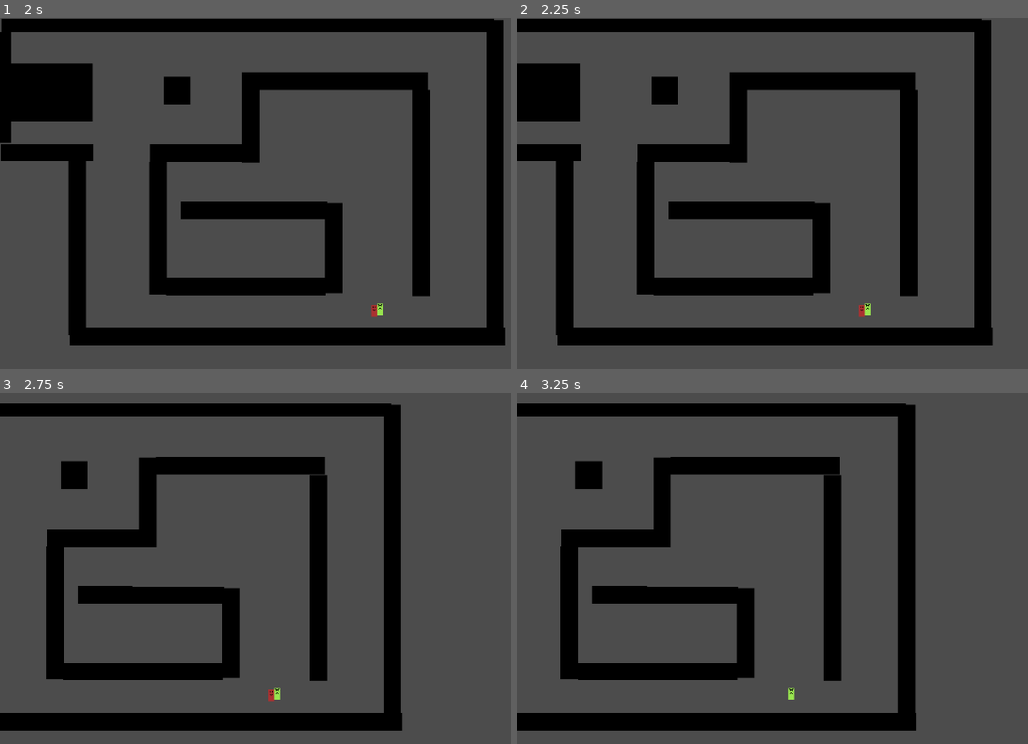
Above: before the commit, frames 1-4 (two rows, left to right).
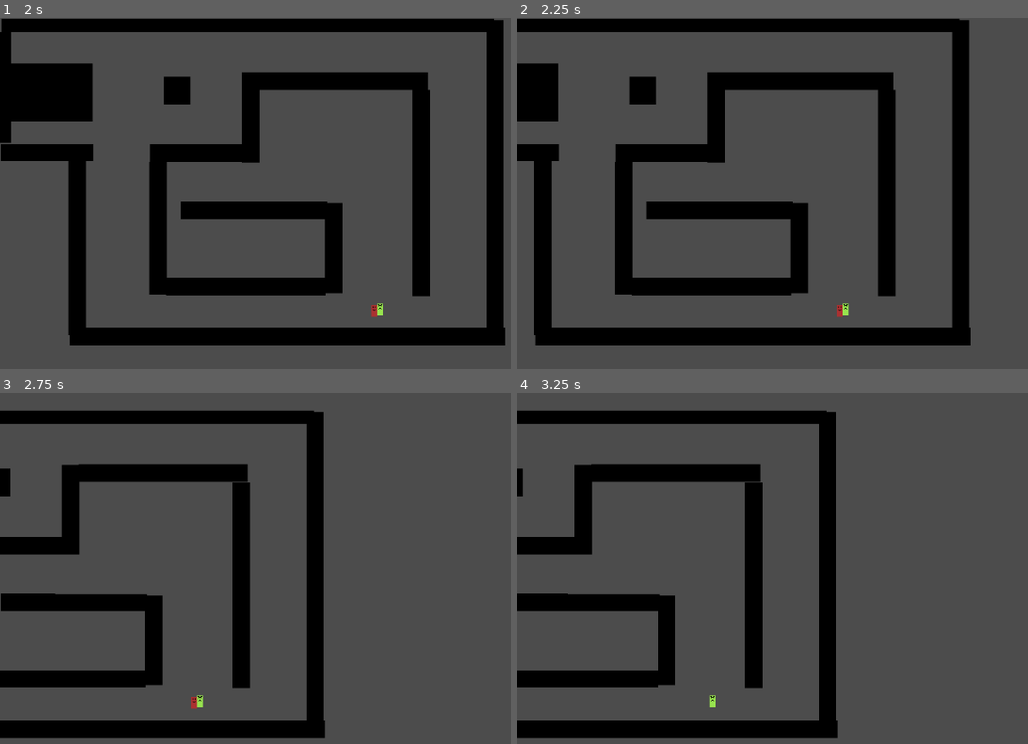
Above: after the commit, the same moments.

Repository: bbenefield89/Godot_cRPG
Game: Godot game, scene res://World.tscn
Two runs of this game, one before a commit and one after it. Both use one fixed random seed, a clock stepped at 60 frames per second and the inputs below.
Inputs (mouse positions are in pixels of both pictures, inside the frame that each line leads up to):
- Up to frame 1 (2 s): tap Enter at 0.5 s; drag from (373, 309) to (449, 140) at 0.52 s; tap Space at 1.25 s; drag from (373, 309) to (337, 326) at 1.27 s
- Up to frame 2 (2.25 s): tap Enter at 2 s; move the mouse to (895, 312) at 2.02 s; hold D (camera_right) from 2.03 s (still down); click (895, 312) at 2.17 s
- Up to frame 3 (2.75 s): keep holding D (camera_right); tap W (camera_up) at 2.3 s
- Up to frame 4 (3.25 s): release D (camera_right) at 2.75 s; drag from (854, 701) to (665, 547) at 2.77 s

Frame 1 is identical in both runs. In frame 2, 22% of the frame differs, in the area x 3-94%, y 0-94%; in frame 3, 23%; in frame 4, 23%, in the area x 0-79%, y 2-99%.

Commit message:
Change camera zoom speed - Rename variables

Diff:
--- a/Cameras/Camera2D.gd
+++ b/Cameras/Camera2D.gd
@@ -1,6 +1,7 @@
 extends Camera2D
 
-export(int) var speed = 200
+export(int) var pan_speed = 350
+export(float) var zoom_speed = 2
 
 func _physics_process(delta):
 	handle_camera_movement(delta)
@@ -8,16 +9,18 @@
 
 
 func handle_camera_movement(delta: float) -> void:
-	position.x += (Input.get_action_strength("camera_right") - Input.get_action_strength("camera_left")) * speed * delta
-	position.y += (Input.get_action_strength("camera_down") - Input.get_action_strength("camera_up")) * speed * delta
+	position.x += (Input.get_action_strength("camera_right") -
+			Input.get_action_strength("camera_left")) * pan_speed * delta
+	position.y += (Input.get_action_strength("camera_down")
+			- Input.get_action_strength("camera_up")) * pan_speed * delta
 
 
-func handle_camera_zoom(_delta: float) -> void:
+func handle_camera_zoom(delta: float) -> void:
 	if Input.is_action_just_released("scroll_wheel_up"):
 		if zoom > Vector2(0.5, 0.5):
-			zoom -= Vector2(0.01, 0.01)
+			zoom -= Vector2(zoom_speed, zoom_speed) * delta
 			print(zoom)
 	elif Input.is_action_just_released("scroll_wheel_down"):
 		if zoom < Vector2(1.5, 1.5):
-			zoom += Vector2(4, 4)
+			zoom += Vector2(zoom_speed, zoom_speed) * delta
 			print(zoom)
